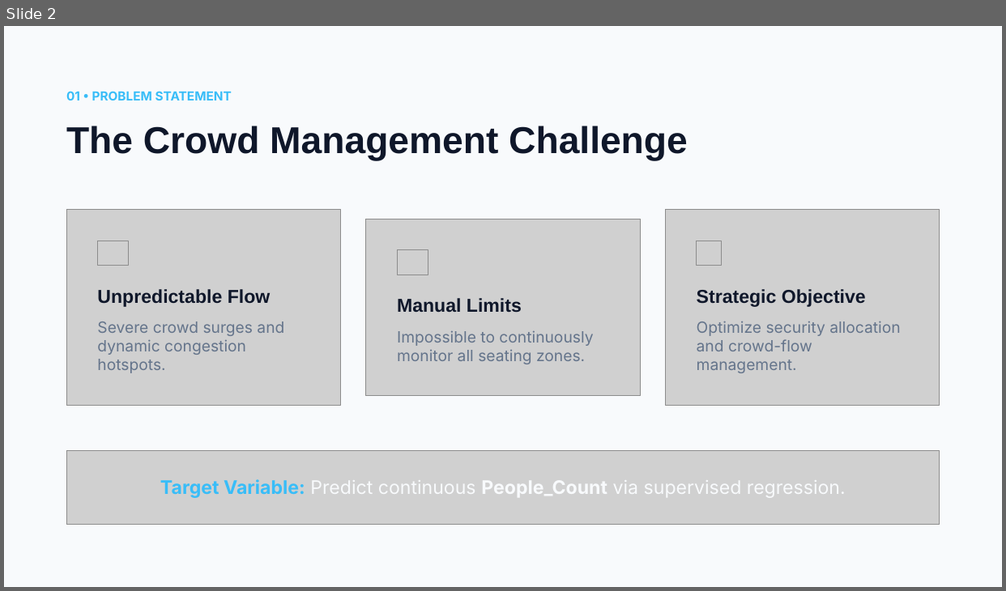
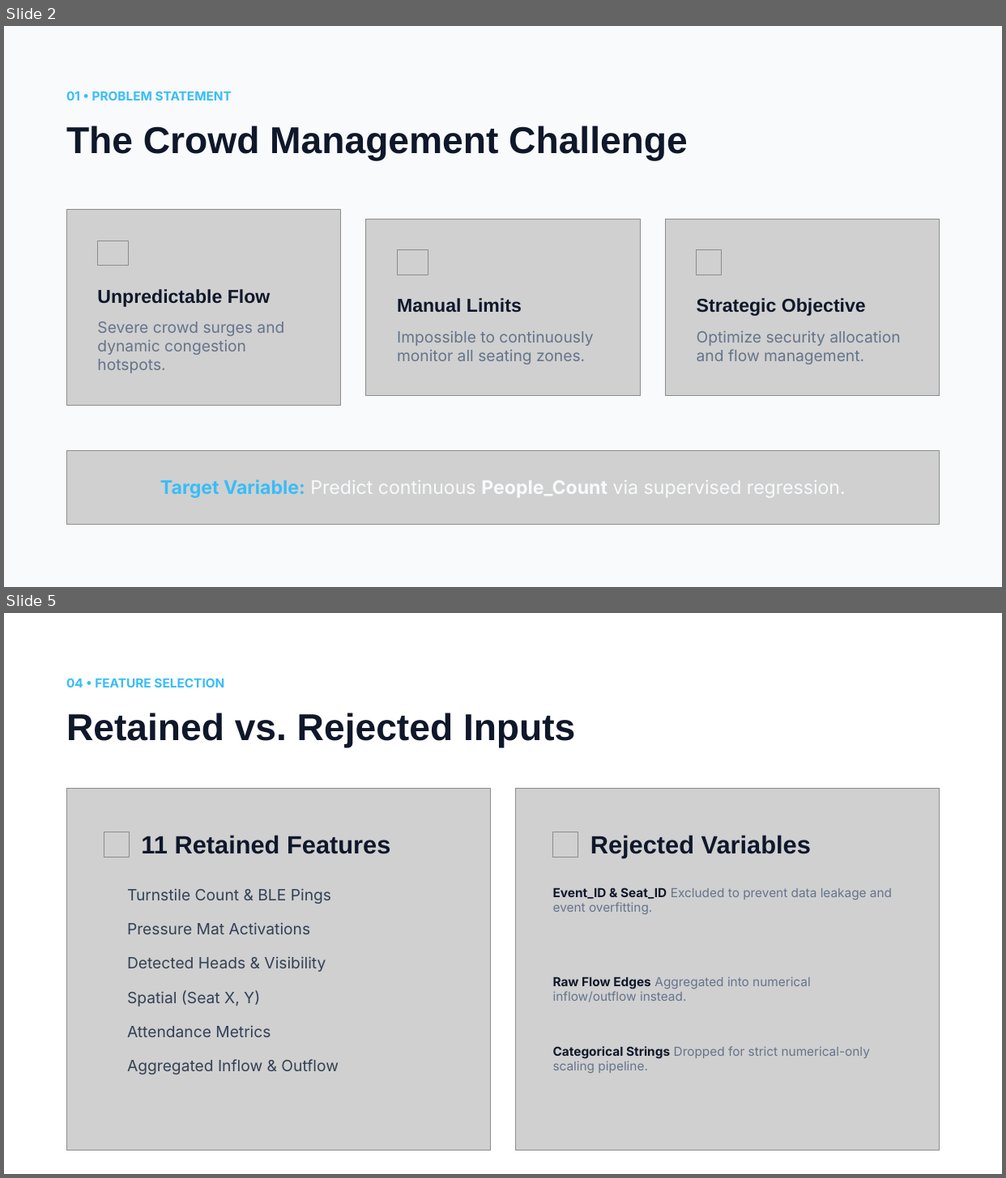
Before and after one commit to vkvinodhkumar/Crowd_optimization, a slide deck: Project/notebooks/Crowd Density Prediction.pptx. Shown one above the other, each under a label of ours: slide 2 before the commit, slides 2 and 5 after it; the slides between them are not shown. The pictures are 1006x591 and 1006x1178 pixels, drawn with LibreOffice and Linux fonts; fonts in the diff are those of the drawing; grey boxes stand for pictures; background and template pictures are left out. Boxes give left, top, right and bottom in pixels: in the first picture for what was removed or moved away, otherwise in the second. Text is boxed around its words. In the diff, an @@ line names an element or a change of style, - is before the commit and + after.

```diff
--- a/Project/notebooks/Crowd Density Prediction.pptx
+++ b/Project/notebooks/Crowd Density Prediction.pptx
@@ slide 5 added at [4, 613, 1002, 1174], background #FFFFFF @@
@@ text added at [66, 678, 224, 688], 12 pt, text #38BDF8, bold @@
+04 • FEATURE SELECTION
@@ text added at [66, 713, 575, 748], 36 pt, text #0F172A, bold @@
+Retained vs. Rejected Inputs
@@ picture added at [66, 788, 491, 1151] @@
@@ picture added at [515, 788, 940, 1151] @@
@@ picture added at [104, 833, 128, 857] @@
@@ text added at [141, 835, 390, 854], 24 pt, text #0F172A, bold @@
+11 Retained Features
@@ picture added at [552, 833, 577, 857] @@
@@ text added at [590, 835, 811, 858], 24 pt, text #0F172A, bold @@
+Rejected Variables
@@ text added at [127, 888, 331, 904], 15 pt, text #334155 @@
+Turnstile Count & BLE Pings
@@ text added at [553, 888, 892, 914], 12 pt, text #64748B @@
+Event_ID & Seat_ID Excluded to prevent data leakage and event overfitting.
@@ text added at [127, 922, 311, 935], 15 pt, text #334155 @@
+Pressure Mat Activations
@@ text added at [127, 956, 326, 972], 15 pt, text #334155 @@
+Detected Heads & Visibility
@@ text added at [553, 977, 811, 1003], 12 pt, text #64748B @@
+Raw Flow Edges Aggregated into numerical inflow/outflow instead.
@@ text added at [127, 990, 260, 1007], 15 pt, text #334155 @@
+Spatial (Seat X, Y)
@@ text added at [127, 1025, 270, 1037], 15 pt, text #334155 @@
+Attendance Metrics
@@ text added at [553, 1046, 870, 1073], 12 pt, text #64748B @@
+Categorical Strings Dropped for strict numerical-only scaling pipeline.
@@ text added at [127, 1059, 339, 1075], 15 pt, text #334155 @@
+Aggregated Inflow & Outflow
@@ slide 2 changed as well @@
@@ picture: place and size @@
-picture at [665, 209, 940, 405]
+picture at [665, 219, 940, 396]
@@ picture: place and size @@
-picture at [697, 241, 721, 266]
+picture at [697, 250, 721, 275]
@@ text "Strategic Objective": place and size @@
-text "Strategic Objective" at [697, 289, 866, 307]
+text "Strategic Objective" at [697, 298, 866, 316]
@@ text at [697, 331, 900, 365]: text changed @@
-Optimize security allocation and crowd-flow management.
+Optimize security allocation and flow management.
```
Also in this commit, not shown: 2 other slides changed, 6 other slides added, 2 slides removed.
